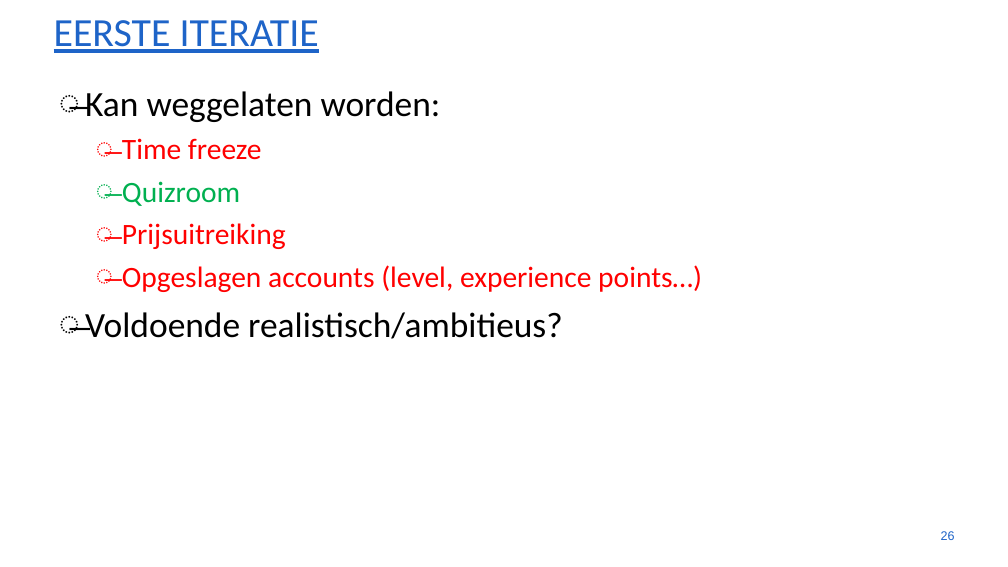
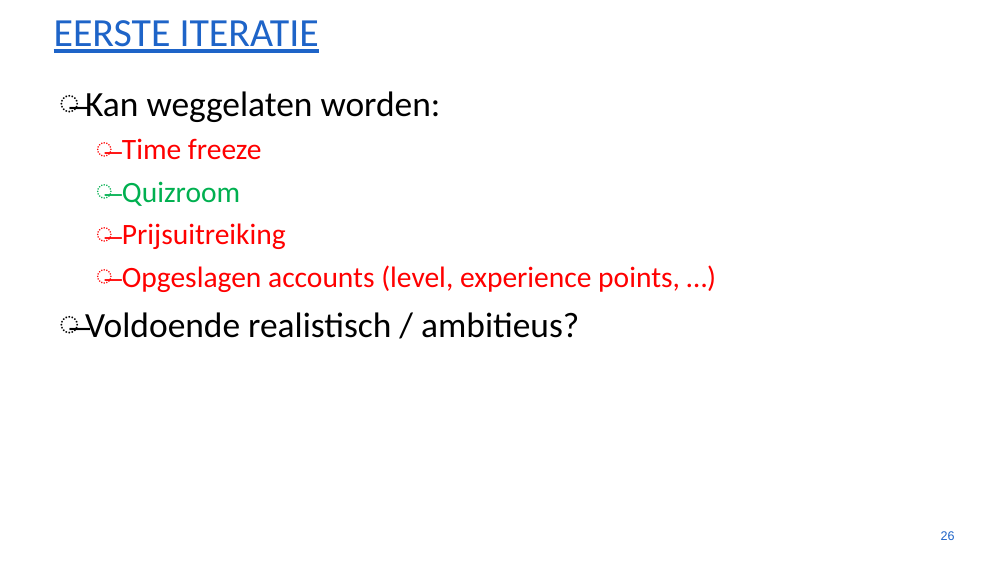
Before and after one commit to gartangh/Software-Development-Project, a slide deck: slide 26 of Analyse.pptx. Drawn at 1008x567 pixels with LibreOffice and Linux fonts; fonts in the diff are those of the drawing; background and template pictures are left out. Boxes give left, top, right and bottom in pixels: in the first picture for what was removed or moved away, otherwise in the second. Text is boxed around its words. In the diff, an @@ line names an element or a change of style, - is before the commit and + after.

```diff
--- a/Analyse.pptx
+++ b/Analyse.pptx
@@ text at (85,265,680,338): text changed @@
-  ̶ Opgeslagen accounts (level, experience points…)
-̶ Voldoende realistisch/ambitieus?
+  ̶ Opgeslagen accounts (level, experience points, …)
+̶ Voldoende realistisch / ambitieus?
```
Also in this commit, not shown: 2 other slides changed, 1 slide added, 4 other files.
